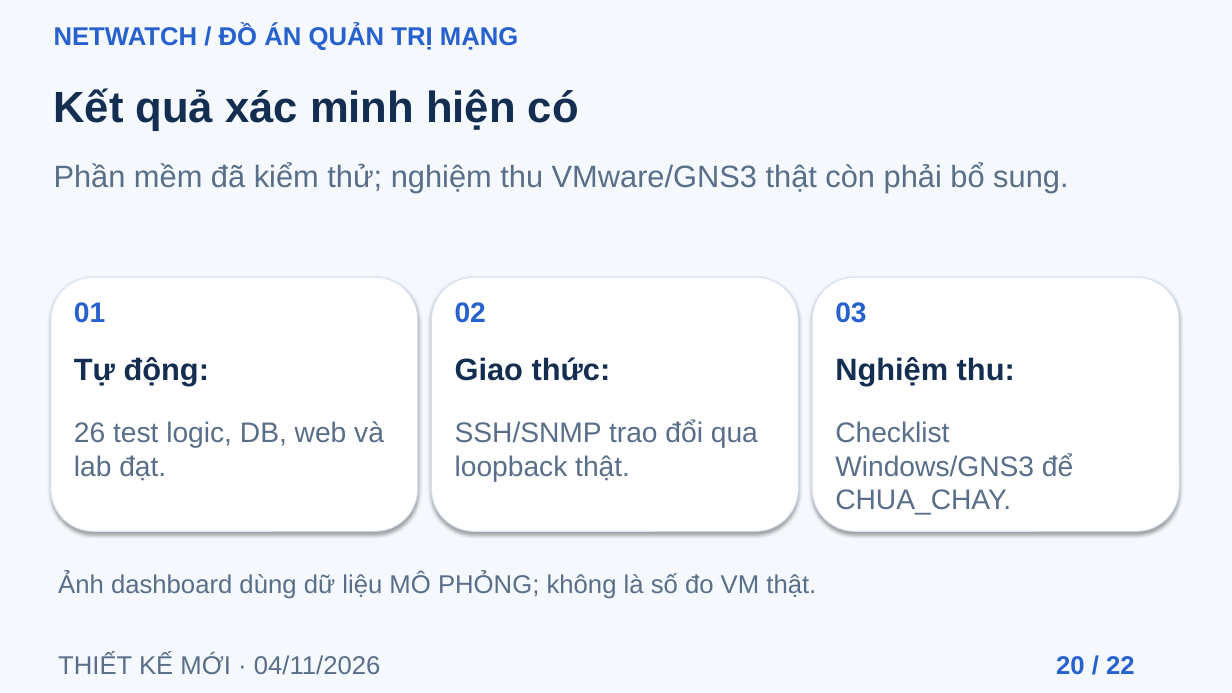
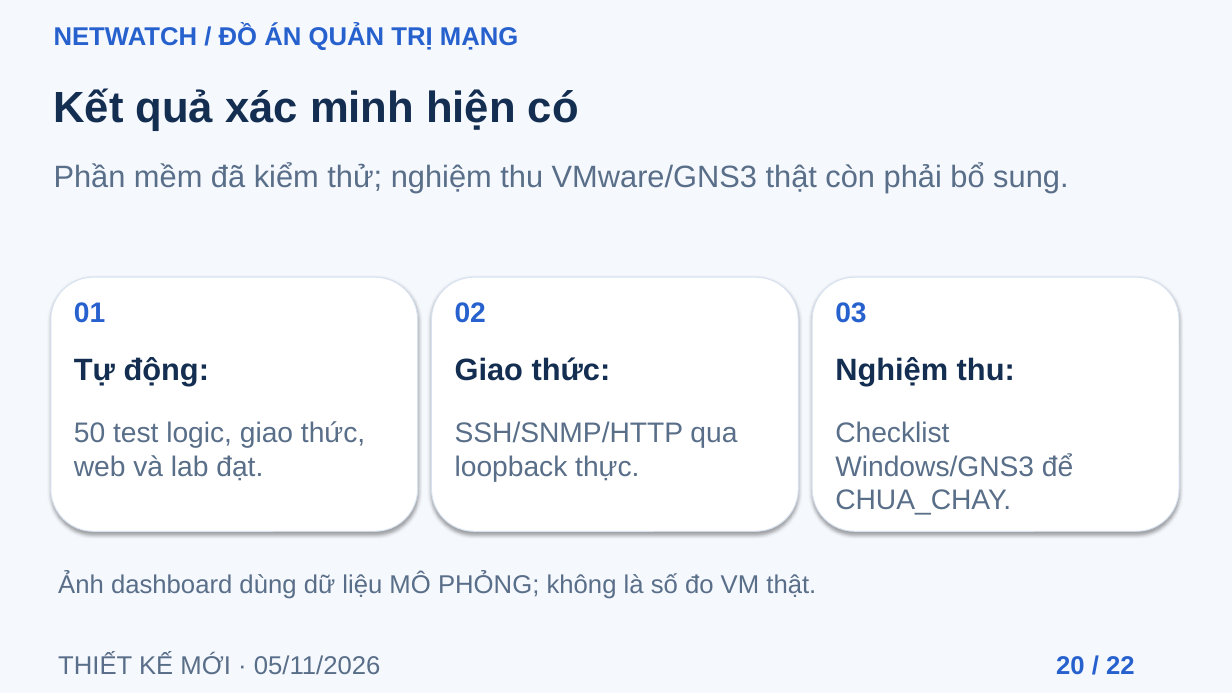
Before and after one commit to tunato2807-del/qtmnc, a slide deck: slide 20 of docs/presentation/NetWatch_22_slide.pptx. Drawn at 1232x693 pixels with LibreOffice and Linux fonts; fonts in the diff are those of the drawing. Boxes give left, top, right and bottom in pixels: in the first picture for what was removed or moved away, otherwise in the second. Text is boxed around its words. In the diff, an @@ line names an element or a change of style, - is before the commit and + after.

Commit message:
Add session 5 monitoring labs and ready-to-view GNS3 handoff
Adapt the uploaded practice sheet to the routed Ubuntu lab: add ICMP latency/loss, HTTP availability and slow-response alerts, optional per-interface CSV, bounded iperf3 tests and standalone HTML reports. Include a path-free GNS3 diagram, Windows/VS Code launchers and VMX auto-discovery for the executable lab. Update course traceability, reports and release bundle. Validate with 50 tests, local protocol checks and browser review; retain explicit Windows/VMware acceptance steps.

```diff
--- a/docs/presentation/NetWatch_22_slide.pptx
+++ b/docs/presentation/NetWatch_22_slide.pptx
@@ text at bbox=[74, 421, 365, 481]: text changed @@
-26 test logic, DB, web và lab đạt.
+50 test logic, giao thức, web và lab đạt.
@@ text at bbox=[455, 421, 737, 481]: text changed @@
-SSH/SNMP trao đổi qua loopback thật.
+SSH/SNMP/HTTP qua loopback thực.
@@ text at bbox=[58, 653, 381, 674]: text changed @@
-THIẾT KẾ MỚI · 04/11/2026
+THIẾT KẾ MỚI · 05/11/2026
```
Also in this commit, not shown: 21 other slides changed, 46 other files.
